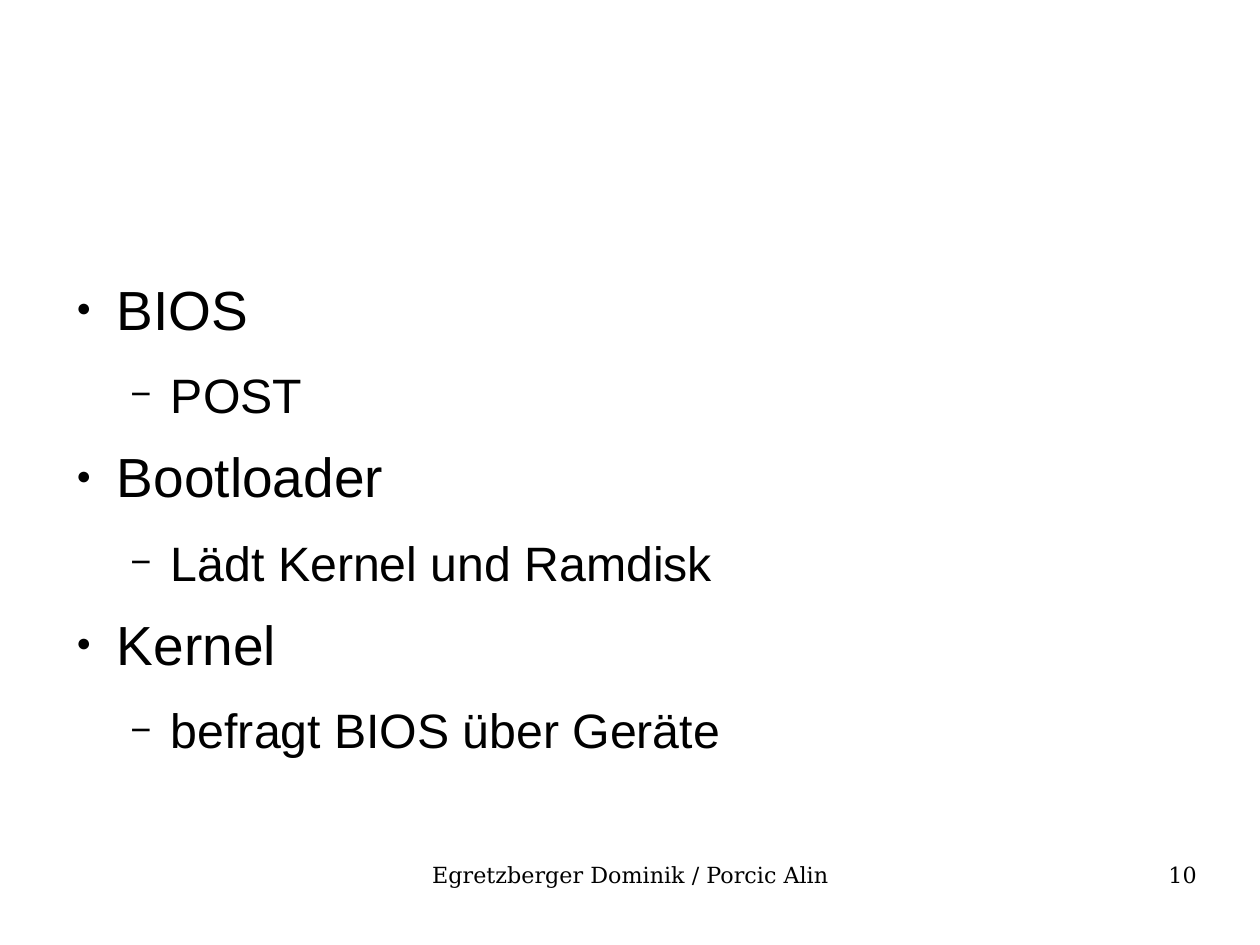
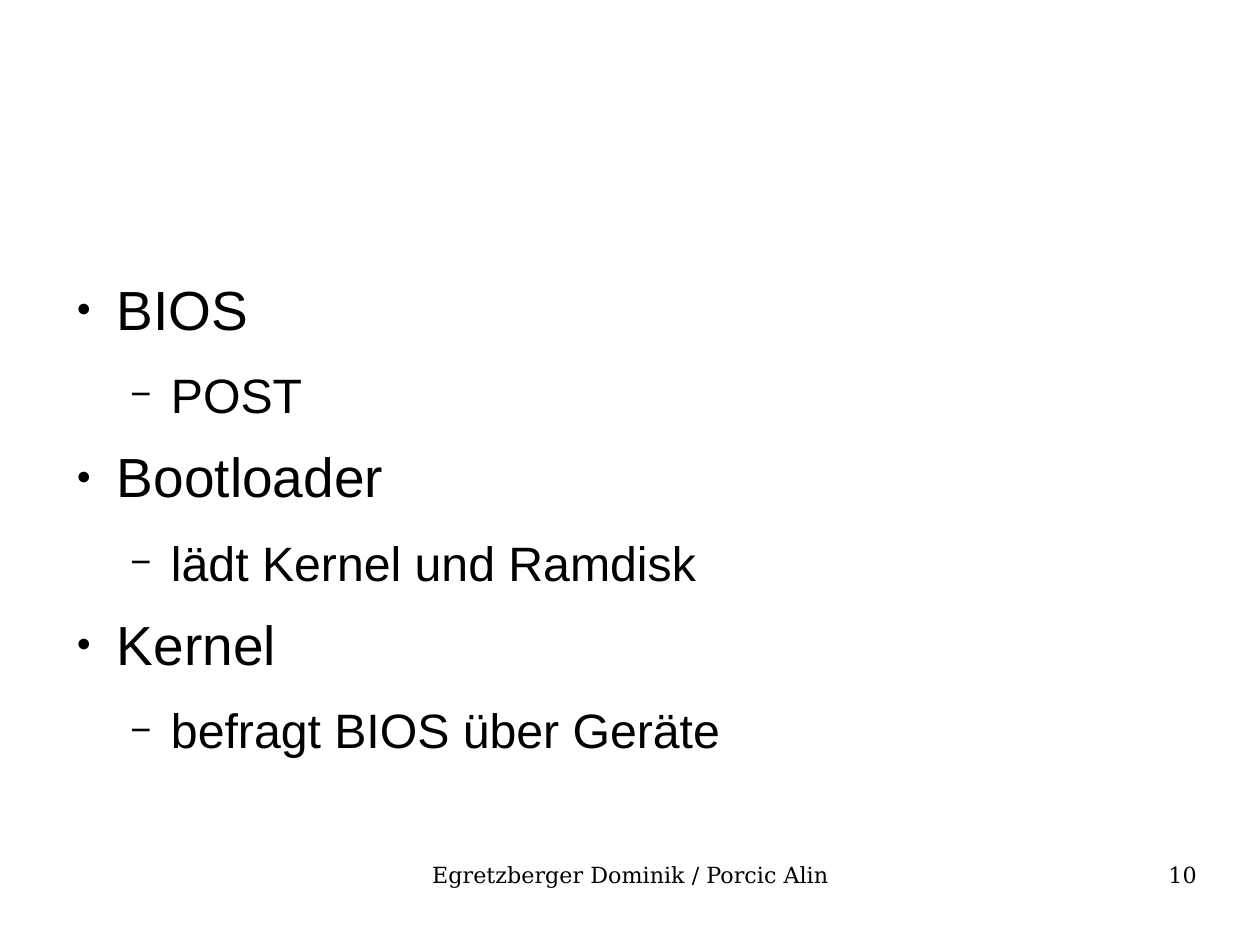
Before and after one commit to onixion/school, a slide deck: slide 10 of DIC/Referat_Linux/referat.odp. Drawn at 1260x945 pixels with LibreOffice and Linux fonts; fonts in the diff are those of the drawing; background and template pictures are left out. Boxes give left, top, right and bottom in pixels: in the first picture for what was removed or moved away, otherwise in the second. Text is boxed around its words. In the diff, an @@ line names an element or a change of style, - is before the commit and + after.

```diff
--- a/DIC/Referat_Linux/referat.odp
+++ b/DIC/Referat_Linux/referat.odp
@@ text at <box>171,546,695,582</box>: text changed @@
-  − Lädt Kernel und Ramdisk
+  − lädt Kernel und Ramdisk
```
Also in this commit, not shown: 3 other slides changed, 3 other files.
